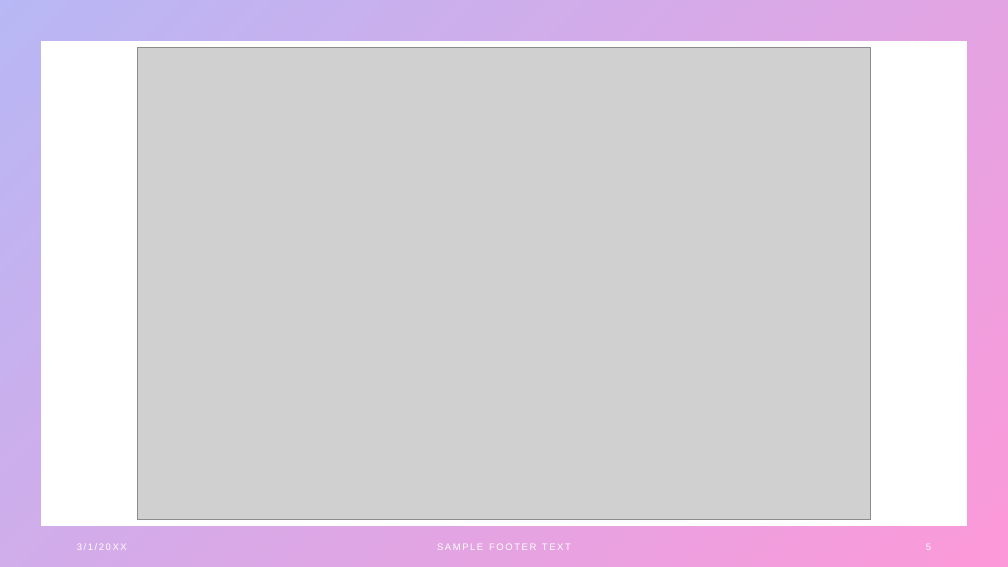
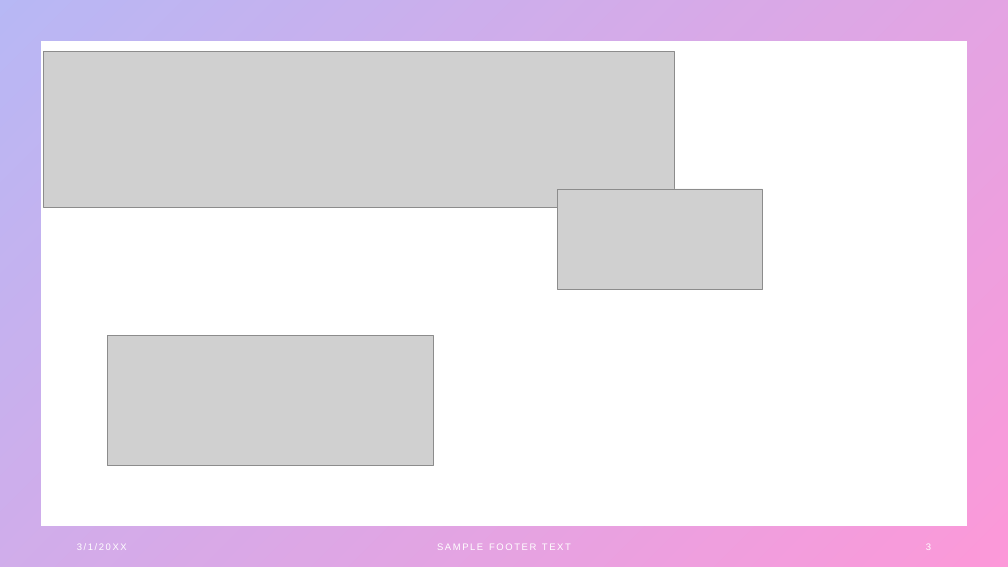
Before and after one commit to futureappdevelopers22/03-12-22-workshop1, a slide deck: slide 3 of PPTS/Modern JavaScript Tutorial-14-12-2022.pptx (slide 5 before the commit). Drawn at 1008x567 pixels with LibreOffice and Linux fonts; fonts in the diff are those of the drawing; grey boxes stand for pictures. Boxes give left, top, right and bottom in pixels: in the first picture for what was removed or moved away, otherwise in the second. Text is boxed around its words. In the diff, an @@ line names an element or a change of style, - is before the commit and + after.

```diff
--- a/PPTS/Modern JavaScript Tutorial-14-12-2022.pptx
+++ b/PPTS/Modern JavaScript Tutorial-14-12-2022.pptx
@@ picture added at <box>43,51,674,207</box> @@
@@ picture removed at <box>138,48,870,520</box> @@
@@ picture added at <box>558,189,763,290</box> @@
@@ picture added at <box>107,336,433,466</box> @@
```
Also in this commit, not shown: 25 other slides changed, 1 slide added, 9 slides removed.
